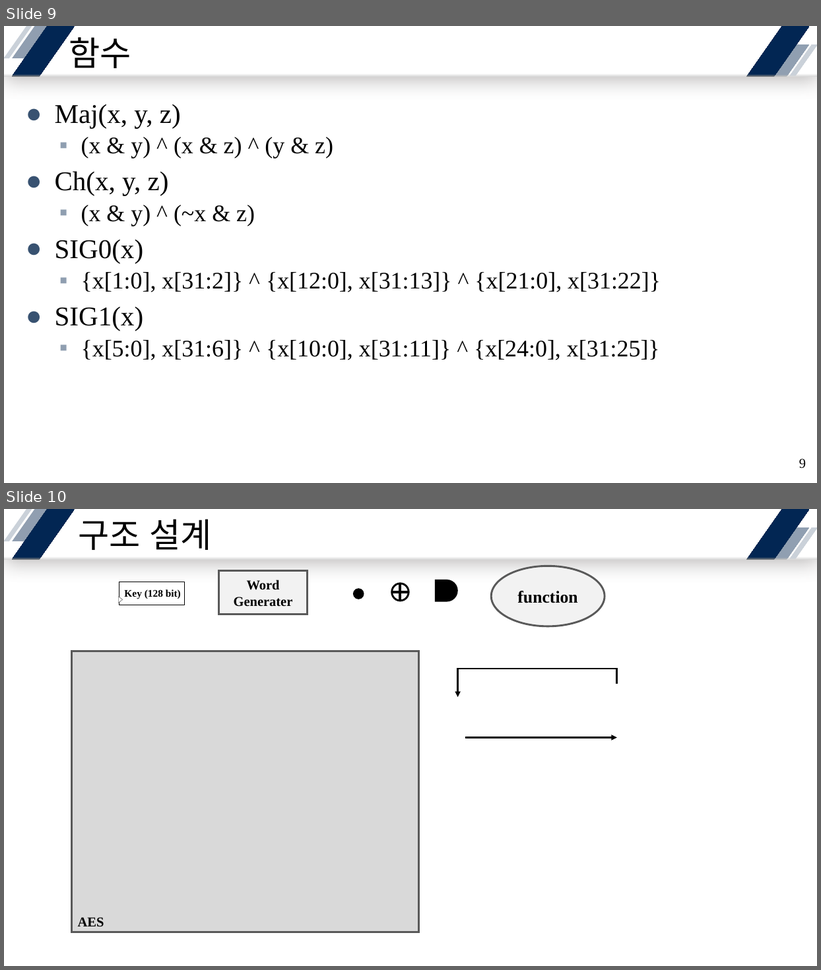
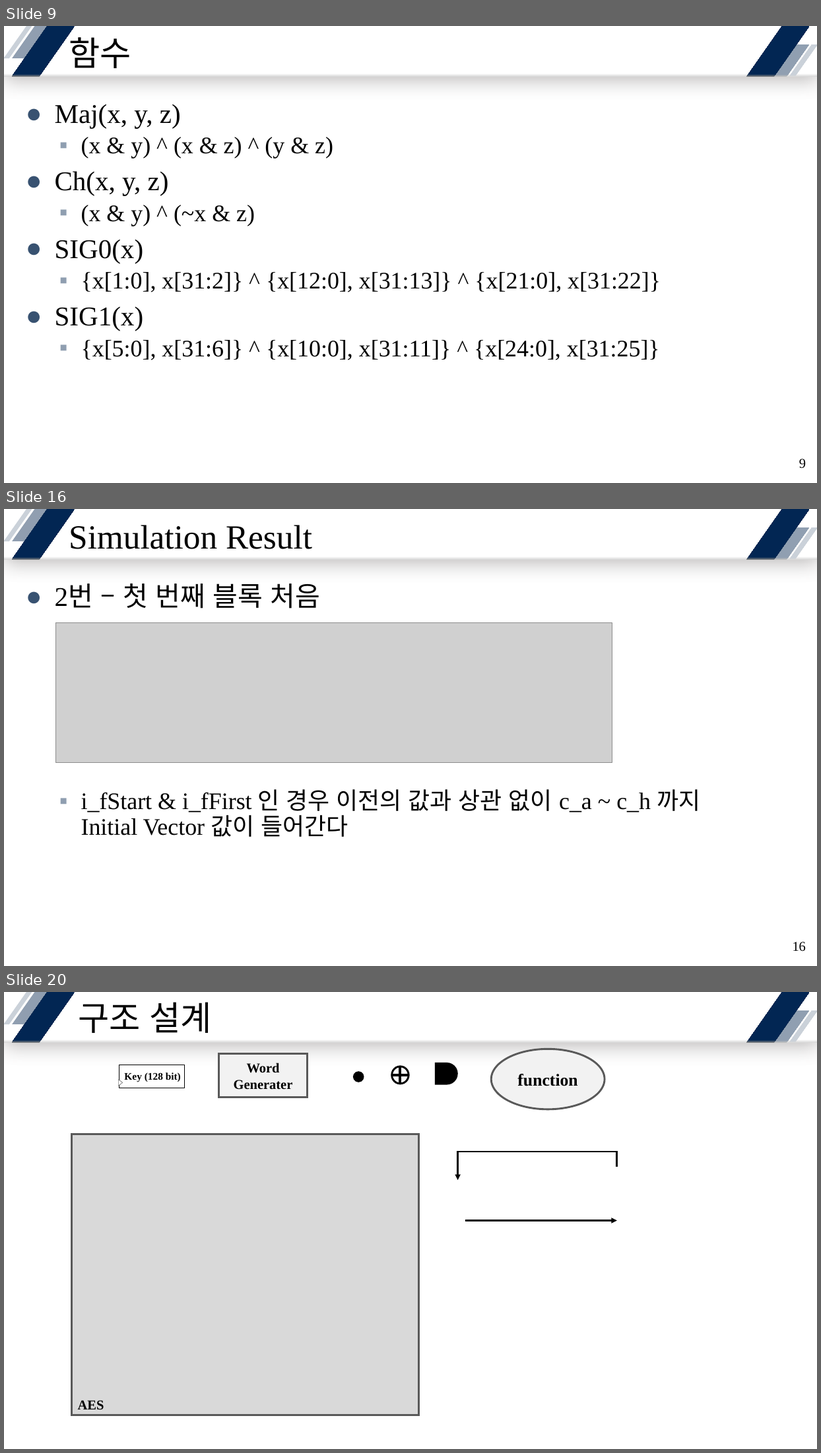
Before and after one commit to yuyu0830/FPGA_AES128, a slide deck: SHA/SHA256/Presentation/SHA256.pptx. Shown one above the other, each under a label of ours: slides 9 and 10 before the commit, slides 9, 16 and 20 after it; the slides between them are not shown. The pictures are 821x970 and 821x1453 pixels, drawn with LibreOffice and Linux fonts; fonts in the diff are those of the drawing; grey boxes stand for pictures. Boxes give left, top, right and bottom in pixels: in the first picture for what was removed or moved away, otherwise in the second. Text is boxed around its words. In the diff, an @@ line names an element or a change of style, - is before the commit and + after.

```diff
--- a/SHA/SHA256/Presentation/SHA256.pptx
+++ b/SHA/SHA256/Presentation/SHA256.pptx
@@ slide 16 added at (x1=4, y1=509, x2=817, y2=966), background #FFFFFF; not listed: 7 template elements that a slide beside it also shows @@
@@ title added at (x1=69, y1=525, x2=312, y2=549), 40 pt, text #000000 @@
+Simulation Result
@@ text added at (x1=55, y1=584, x2=700, y2=837), 28 pt, text #000000 @@
+● 2번 – 첫 번째 블록 처음
+  ▪ i_fStart & i_fFirst 인 경우 이전의 값과 상관 없이 c_a ~ c_h 까지
+    Initial Vector 값이 들어간다
@@ picture added at (x1=56, y1=623, x2=613, y2=762) @@
@@ page number added at (x1=793, y1=942, x2=806, y2=952), 16 pt, text #000000 @@
+16
@@ what was slide 10 is now slide 20 @@
```
Also in this commit, not shown: 5 slides changed, 9 other slides added, 17 other files.
